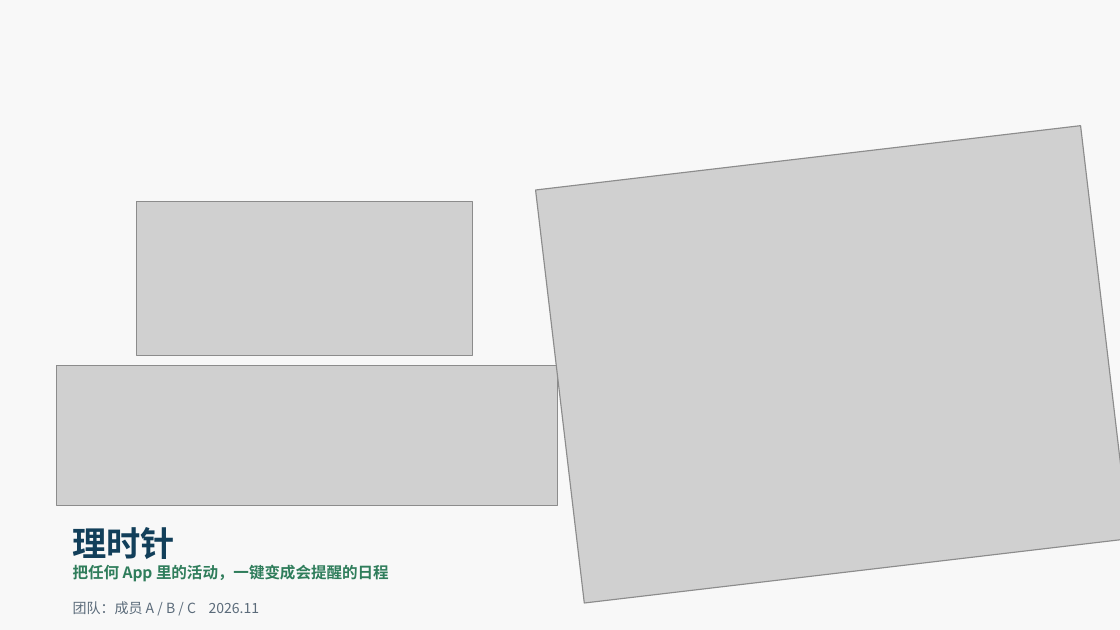
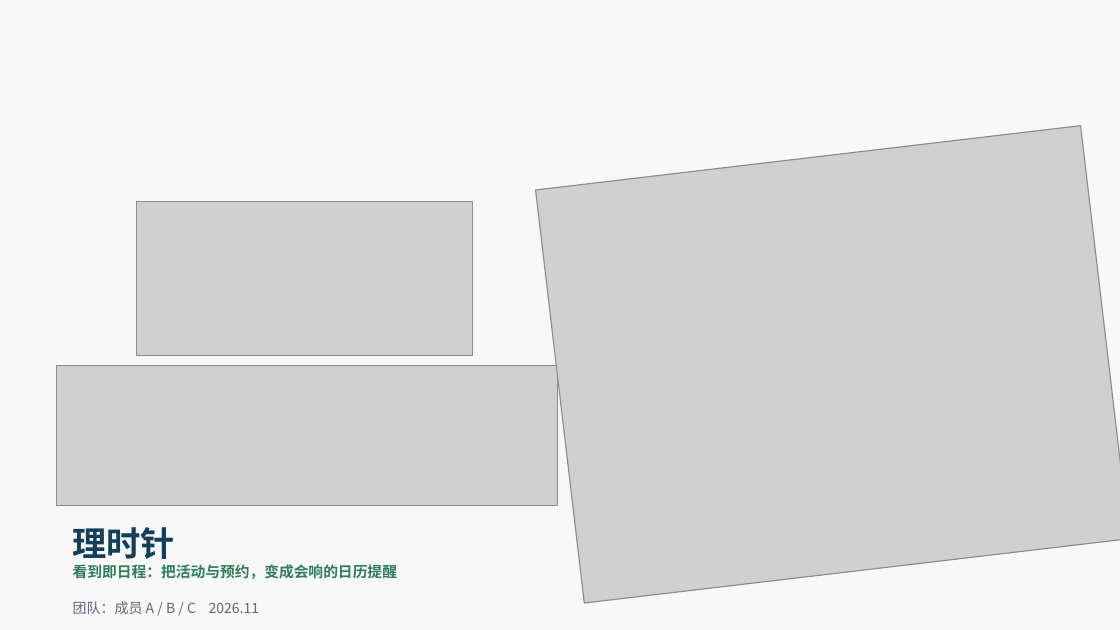
Before and after one commit to murasame9877/lishizhen, a slide deck: slide 1 of docs/2026SDG-Pitch-理时针.pptx. Drawn at 1120x630 pixels with LibreOffice and Linux fonts; fonts in the diff are those of the drawing; grey boxes stand for pictures; background and template pictures are left out. Boxes give left, top, right and bottom in pixels: in the first picture for what was removed or moved away, otherwise in the second. Text is boxed around its words. In the diff, an @@ line names an element or a change of style, - is before the commit and + after.

```diff
--- a/docs/2026SDG-Pitch-理时针.pptx
+++ b/docs/2026SDG-Pitch-理时针.pptx
@@ text at [73, 564, 397, 579]: text changed; size 10 to 9.5 pt @@
-把任何 App 里的活动，一键变成会提醒的日程
+看到即日程：把活动与预约，变成会响的日历提醒
```
Also in this commit, not shown: 13 other slides changed, 3 other files.
